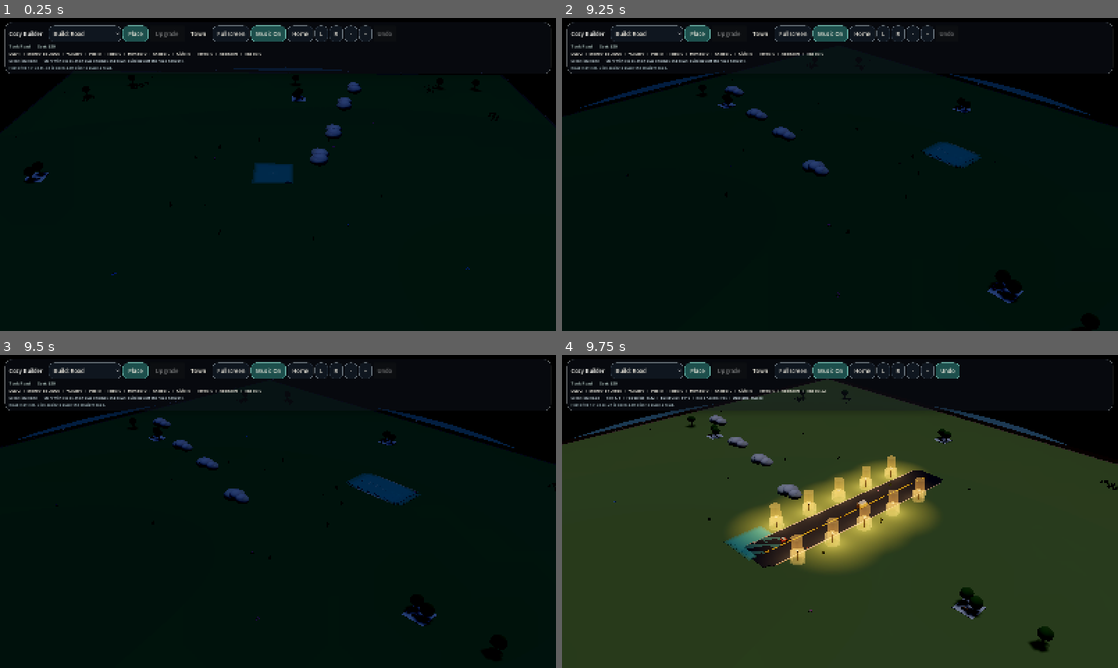
Above: before the commit, frames 1-4 (two rows, left to right).
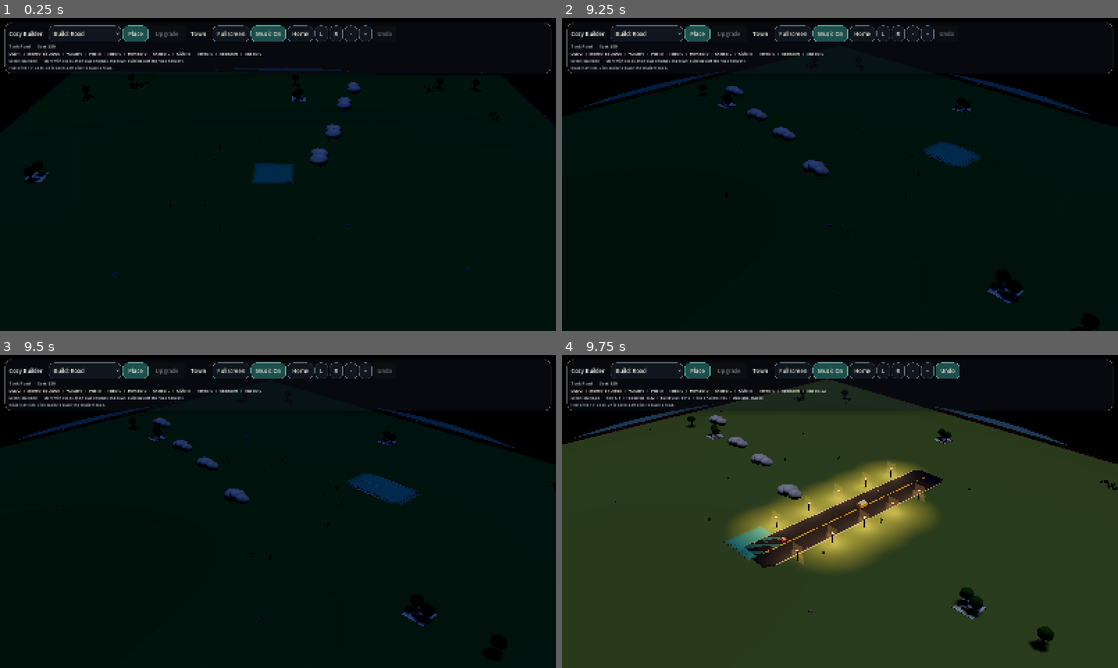
Above: after the commit, the same moments.

Repository: johnswaffles/my-backend-api
Game: Godot game, scene res://scenes/main_scene.tscn
Two runs of this game, one before a commit and one after it. Both use one fixed random seed, a clock stepped at 60 frames per second and the inputs below.
Inputs (mouse positions are in pixels of both pictures, inside the frame that each line leads up to):
- Up to frame 1 (0.25 s): no input
- Up to frame 2 (9.25 s): click "Build: Road" at 0.5 s; click "Place" at 1.25 s; click "Town" at 2 s; click "Home" at 2.75 s; click "L" at 3.5 s; click "R" at 4.25 s; click "-" at 5 s; click "+" at 5.75 s; click "Music On" at 6.5 s; click "R" at 7.25 s; click "Music Off" at 8 s; move the mouse to (962, 158) at 8.77 s; hold D from 8.78 s (still down); tap 1 at 8.85 s; click (962, 158) at 8.92 s
- Up to frame 3 (9.5 s): keep holding D
- Up to frame 4 (9.75 s): release D at 9.5 s; drag from (728, 527) to (812, 574) at 9.52 s

Frames 1-3 are identical in both runs. In frame 4, 1.6% of the frame differs, in the area x 37-66%, y 32-68%.

Commit message:
Replace lamp cylinders with flat glow pools

Diff:
--- a/cozy-builder-godot/scripts/building_system.gd
+++ b/cozy-builder-godot/scripts/building_system.gd
@@ -4812,15 +4812,14 @@
 
 func _add_light_pool_local(position_3d: Vector3, parent: Node, glow_color: Color, alpha: float, energy: float, radius: float, height: float) -> void:
 	var pool := MeshInstance3D.new()
-	var mesh := CylinderMesh.new()
-	mesh.top_radius = radius
-	mesh.bottom_radius = radius
-	mesh.height = maxf(0.02, height)
+	var mesh := PlaneMesh.new()
+	mesh.size = Vector2(radius * 2.5, radius * 2.5)
 	pool.mesh = mesh
 	var material := StandardMaterial3D.new()
 	material.albedo_color = Color(glow_color.r, glow_color.g, glow_color.b, alpha)
 	material.roughness = 1.0
 	material.metallic_specular = 0.0
+	material.shading_mode = BaseMaterial3D.SHADING_MODE_UNSHADED
 	material.transparency = BaseMaterial3D.TRANSPARENCY_ALPHA
 	material.cull_mode = BaseMaterial3D.CULL_DISABLED
 	material.emission_enabled = true
@@ -4829,6 +4828,8 @@
 	pool.material_override = material
 	pool.cast_shadow = GeometryInstance3D.SHADOW_CASTING_SETTING_OFF
 	pool.position = position_3d + Vector3(0.0, 0.01, 0.0)
+	pool.rotation_degrees.x = -90.0
+	pool.scale = Vector3(1.0, 1.0, 1.0)
 	parent.add_child(pool)
 
 
Not shown, changed: public/godot-playtest/index.html
Not shown, changed: public/godot-playtest/index.pck
